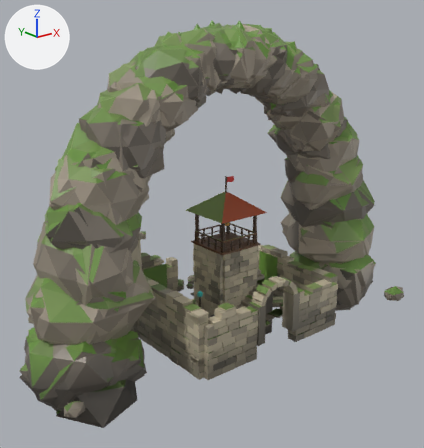
The glTF model apps/client/public/assets-dev/sites/sites_arcadia.glb, before and after one commit.
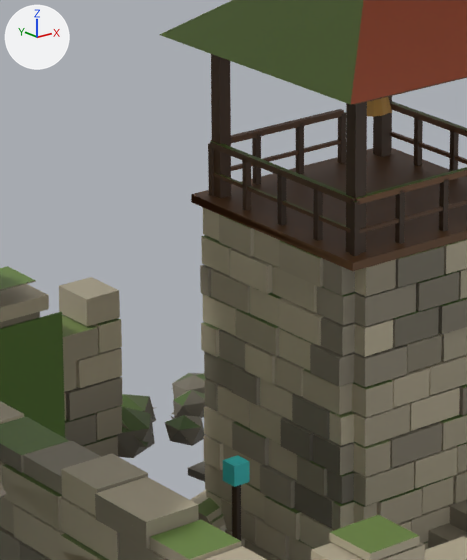
Each version is shown whole from a 50 mm lens placed at (-30.0, -35.7, 22.3), pointed at (-0.8, 0.8, 7.7), then close up on the part from 36% to 58% of the width and 45% to 69% of the height. Arrows for +X, +Y and +Z are at upper left; the lights stay in place. The last two pictures show the newer version. Vertices at exactly the same position are counted once.

Objects in the first close-up: 'a_ruin', 'a_watchtower', 'a_watchtower_glow', 'a_watchtower_lod1' and 2 more.
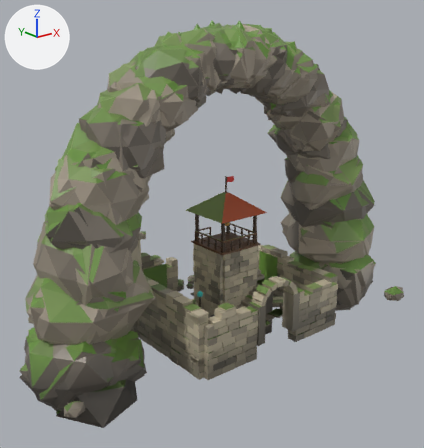
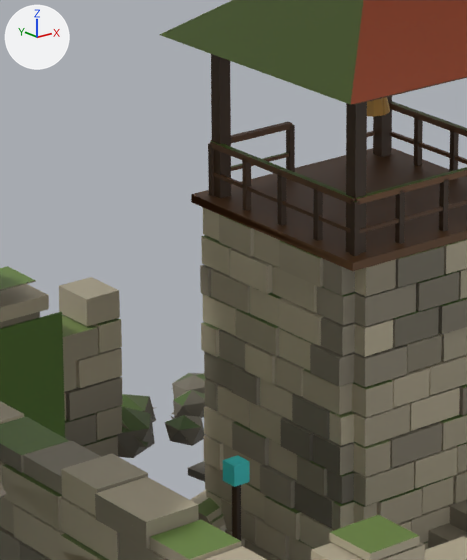
Commit message: World sites: the watchtower stairs climb by walking (review finding 1)

What differs and where, as boxes (x1, y1, x2, y2) in the close-ups (467 x 560 px; the box of a moved part takes in the faces that stretch with it):
part 1 of me_a_watchtower, moved or reshaped
    before: (211, 109, 346, 185)
    after: (211, 121, 375, 172)
part 2 of me_a_watchtower_002, reshaped (mostly hidden)
    before: (386, 97, 392, 113)
    after: (329, 98, 385, 527)

The change, as a diff of the scene's bpy script:
```diff
--- a/apps/client/public/assets-dev/sites/sites_arcadia.glb.py
+++ b/apps/client/public/assets-dev/sites/sites_arcadia.glb.py
@@ me_a_watchtower @@
 # used by ob_a_watchtower; location = (0.0, 0.0, 0.0)
-me_a_watchtower.from_pydata(...)  # 2954 vertices, 4460 faces; spans x -4.35..4.91, y -3.96..3.02, z -2.95..11.75
+me_a_watchtower.from_pydata(...)  # 2962 vertices, 4472 faces; spans x -4.35..4.91, y -3.96..3.02, z -2.95..11.75
+# me_a_watchtower part 1
+# 8 vertices in x 0.9, y 1.75..1.85, z 6.47..7.05 move by (-1.1, 0.0, 0.0)
+# 8 vertices in x -0.95..-0.85, y 1.75..1.85, z 6.0..7.0 move by (0.7, 0.0, 0.0)
+# 4 vertices in x 1.36, y 1.81..2.89, z -2.0..5.7 move by (-1.8, 0.0, 0.0)
+# 16 vertices move from x -0.05..0.95, y 1.75..1.85, z 6.0..7.0 to x 1.1..1.8, y 1.75..1.85, z 6.47..7.05
+# other edits to the shape of me_a_watchtower do not show in these pictures
 me_a_watchtower.materials.append(mat_defaultmaterial_006)
@@ me_a_watchtower_002 @@
 # used by ob_a_watchtower_lod1; location = (0.0, 0.0, 0.0)
-me_a_watchtower_002.from_pydata(...)  # 1402 vertices, 1114 faces; spans x -4.41..4.97, y -3.9..3.02, z -2.95..11.75
+me_a_watchtower_002.from_pydata(...)  # 1408 vertices, 1122 faces; spans x -4.41..4.97, y -3.9..3.02, z -2.95..11.75
+# me_a_watchtower_002 part 2: 2 vertices moved from x 0.19..0.9, y -0.32..1.8, z 6.5..7.66 to x -0.2..0.02, y -0.34..1.8, z 6.5..7.65; 63 vertices removed from x -3.42..1.82, y -1.85..2.89, z -2.0..7.65; 318 vertices added at x -3.42..2.08, y -2.07..2.89, z -2.0..8.6
+# other edits to the shape of me_a_watchtower_002 do not show in these pictures
 me_a_watchtower_002.materials.append(mat_defaultmaterial_008)
```
